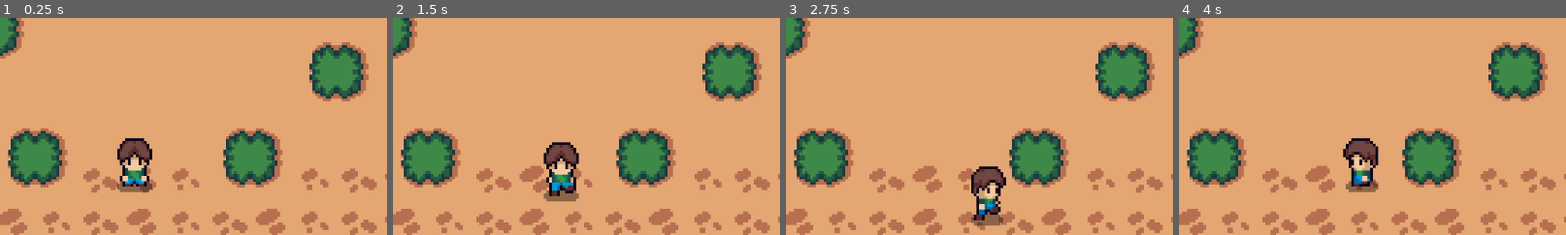
Above: before the commit, frames 1-4 (left to right).
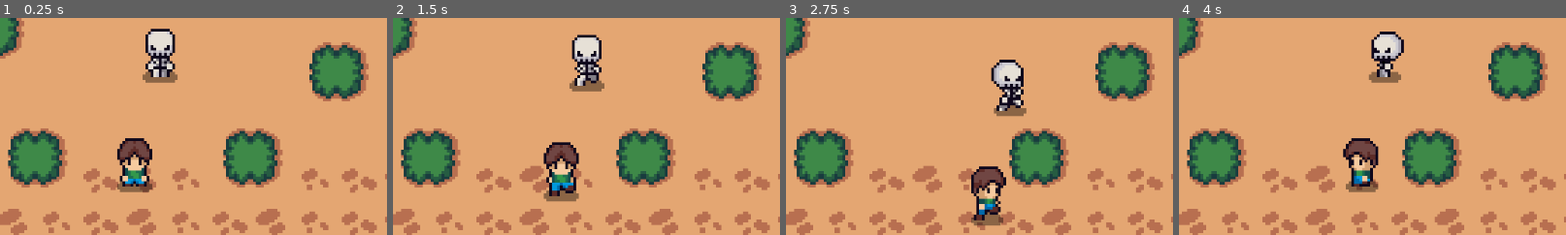
Above: after the commit, the same moments.

Repository: maltech0005-tech/DawnRealm
Game: Godot game, scene res://scenes/game.tscn
Two runs of this game, one before a commit and one after it. Both use one fixed random seed, a clock stepped at 60 frames per second and the inputs below.
Inputs:
- Up to frame 1 (0.25 s): no input
- Up to frame 2 (1.5 s): tap Enter at 0.5 s; hold Right (move_right) 0.53-1.28 s; hold A (attack) 0.53-1.28 s; hold Down (move_down) from 1.28 s (still down); tap A (attack) at 1.35 s
- Up to frame 3 (2.75 s): release Down (move_down) at 2.03 s; hold Right (move_right) from 2.03 s (still down); hold A (attack) from 2.03 s (still down); tap Alt at 2.1 s
- Up to frame 4 (4 s): release Right (move_right) at 2.78 s; release A (attack) at 2.78 s; hold Up (move_up) 2.78-3.53 s; tap Shift at 2.85 s; tap A (attack) at 3.05 s; hold Left (move_left) from 3.53 s (still down); hold A (attack) from 3.53 s (still down)
The pictures show only the part of the screen within x 12-62%, y 48-98%; the shares and areas given below are measured in that part.

The runs differ from the first frame. In frame 1, 1.8% of the frame differs, in the area x 36-46%, y 4-30%; in frame 2, 1.9%, in the area x 45-55%, y 7-34%; in frame 3, 1.8%; in frame 4, 1.6%.

Commit message:
added enemy with the same motion as player

Diff:
--- a/scenes/game.tscn
+++ b/scenes/game.tscn
@@ -1,7 +1,8 @@
-[gd_scene load_steps=3 format=3 uid="uid://cguuxjcscculj"]
+[gd_scene load_steps=4 format=3 uid="uid://cguuxjcscculj"]
 
 [ext_resource type="PackedScene" uid="uid://c1cps5o5tlehe" path="res://scenes/player.tscn" id="1_yqjtg"]
 [ext_resource type="PackedScene" uid="uid://clvg4hp4pi3df" path="res://scenes/land.tscn" id="2_lnu2h"]
+[ext_resource type="PackedScene" uid="uid://cqjwklf07u834" path="res://scenes/skeleton.tscn" id="3_lnu2h"]
 
 [node name="game" type="Node2D"]
 
@@ -10,3 +11,6 @@
 position = Vector2(-458.4815, 275.83163)
 
 [node name="land" parent="." instance=ExtResource("2_lnu2h")]
+
+[node name="skeleton" parent="." instance=ExtResource("3_lnu2h")]
+position = Vector2(-450, 235)
--- /dev/null
+++ b/scenes/skeleton.gd
@@ -0,0 +1,78 @@
+extends CharacterBody2D
+@onready var enemy : AnimatedSprite2D = $enemy_sprite
+
+const SPEED = 1000.0
+var is_moving = false
+var is_attack = false
+var left = Vector2(-1, 0)
+var right = Vector2(1, 0)
+var up = Vector2(0, -1)
+var down = Vector2(0, 1)
+var enemy_direction = down
+var player=null
+func _physics_process(delta: float) -> void:
+	get_direction()
+	if is_moving:
+		motion_animation()
+		velocity = enemy_direction*SPEED*delta
+	else:
+		velocity=Vector2(0, 0)
+	if velocity==Vector2(0, 0):
+		if Input.is_action_pressed("attack"):
+			attack()
+		else:
+			idle_animation()
+	move_and_slide()
+
+func _on_area_2d_body_entered(body: Node2D) -> void:
+	if body.is_in_group("player"):
+		pass # Replace with function body.
+
+
+func get_direction():
+	if Input.is_action_pressed("move_left"):
+		enemy_direction = left
+		enemy.flip_h=true
+		is_moving=true
+	elif Input.is_action_pressed("move_right"):
+		enemy_direction = right
+		enemy.flip_h=false
+		is_moving=true
+	elif Input.is_action_pressed("move_up"):
+		enemy_direction = up
+		is_moving=true
+	elif Input.is_action_pressed("move_down"):
+		enemy_direction = down
+		is_moving=true
+	else:
+		is_moving = false
+
+func motion_animation():
+	if enemy_direction==left:
+		enemy.play("walking_side")
+	if enemy_direction==right:
+		enemy.play("walking_side")
+	if enemy_direction==up:
+		enemy.play("walking_back")
+	if enemy_direction==down:
+		enemy.play("walking_front")
+
+func attack():
+	if enemy_direction==left:
+		enemy.play("take_damage_side")
+	if enemy_direction==right:
+		enemy.play("take_damage_side")
+	if enemy_direction==up:
+		enemy.play("take_damage_back")
+	if enemy_direction==down:
+		enemy.play("take_damage_front")
+
+func idle_animation():
+	if enemy_direction==left:
+		enemy.play("idle_side")
+	if enemy_direction==right:
+		enemy.play("idle_side")
+	if enemy_direction==up:
+		enemy.play("idle_back")
+	if enemy_direction==down:
+		enemy.play("idle_front")
--- /dev/null
+++ b/scenes/skeleton.tscn
@@ -0,0 +1,447 @@
+[gd_scene load_steps=58 format=3 uid="uid://cqjwklf07u834"]
+
+[ext_resource type="Texture2D" uid="uid://2js2lq4nelr7" path="res://assets/Cute_Fantasy_Free/Enemies/Skeleton.png" id="1_7p1mj"]
+[ext_resource type="Script" uid="uid://cxthkf2754m4p" path="res://scenes/skeleton.gd" id="1_txkty"]
+
+[sub_resource type="AtlasTexture" id="AtlasTexture_4ra3w"]
+atlas = ExtResource("1_7p1mj")
+region = Rect2(0, 64, 32, 32)
+
+[sub_resource type="AtlasTexture" id="AtlasTexture_5uy6h"]
+atlas = ExtResource("1_7p1mj")
+region = Rect2(32, 64, 32, 32)
+
+[sub_resource type="AtlasTexture" id="AtlasTexture_c4w8v"]
+atlas = ExtResource("1_7p1mj")
+region = Rect2(64, 64, 32, 32)
+
+[sub_resource type="AtlasTexture" id="AtlasTexture_xwavj"]
+atlas = ExtResource("1_7p1mj")
+region = Rect2(96, 64, 32, 32)
+
+[sub_resource type="AtlasTexture" id="AtlasTexture_nenq2"]
+atlas = ExtResource("1_7p1mj")
+region = Rect2(128, 64, 32, 32)
+
+[sub_resource type="AtlasTexture" id="AtlasTexture_md484"]
+atlas = ExtResource("1_7p1mj")
+region = Rect2(160, 64, 32, 32)
+
+[sub_resource type="AtlasTexture" id="AtlasTexture_ipns3"]
+atlas = ExtResource("1_7p1mj")
+region = Rect2(0, 0, 32, 32)
+
+[sub_resource type="AtlasTexture" id="AtlasTexture_8qclf"]
+atlas = ExtResource("1_7p1mj")
+region = Rect2(32, 0, 32, 32)
+
+[sub_resource type="AtlasTexture" id="AtlasTexture_w8i8w"]
+atlas = ExtResource("1_7p1mj")
+region = Rect2(64, 0, 32, 32)
+
+[sub_resource type="AtlasTexture" id="AtlasTexture_otmr2"]
+atlas = ExtResource("1_7p1mj")
+region = Rect2(96, 0, 32, 32)
+
+[sub_resource type="AtlasTexture" id="AtlasTexture_wtq4b"]
+atlas = ExtResource("1_7p1mj")
+region = Rect2(128, 0, 32, 32)
+
+[sub_resource type="AtlasTexture" id="AtlasTexture_j0cyh"]
+atlas = ExtResource("1_7p1mj")
+region = Rect2(160, 0, 32, 32)
+
+[sub_resource type="AtlasTexture" id="AtlasTexture_g0wcc"]
+atlas = ExtResource("1_7p1mj")
+region = Rect2(0, 32, 32, 32)
+
+[sub_resource type="AtlasTexture" id="AtlasTexture_s1ycm"]
+atlas = ExtResource("1_7p1mj")
+region = Rect2(32, 32, 32, 32)
+
+[sub_resource type="AtlasTexture" id="AtlasTexture_shcg2"]
+atlas = ExtResource("1_7p1mj")
+region = Rect2(64, 32, 32, 32)
+
+[sub_resource type="AtlasTexture" id="AtlasTexture_ile5s"]
+atlas = ExtResource("1_7p1mj")
+region = Rect2(96, 32, 32, 32)
+
+[sub_resource type="AtlasTexture" id="AtlasTexture_1x4g4"]
+atlas = ExtResource("1_7p1mj")
+region = Rect2(128, 32, 32, 32)
+
+[sub_resource type="AtlasTexture" id="AtlasTexture_2pwtc"]
+atlas = ExtResource("1_7p1mj")
+region = Rect2(160, 32, 32, 32)
+
+[sub_resource type="AtlasTexture" id="AtlasTexture_thsr5"]
+atlas = ExtResource("1_7p1mj")
+region = Rect2(0, 192, 32, 32)
+
+[sub_resource type="AtlasTexture" id="AtlasTexture_ekh6n"]
+atlas = ExtResource("1_7p1mj")
+region = Rect2(32, 192, 32, 32)
+
+[sub_resource type="AtlasTexture" id="AtlasTexture_2sbpf"]
+atlas = ExtResource("1_7p1mj")
+region = Rect2(64, 192, 32, 32)
+
+[sub_resource type="AtlasTexture" id="AtlasTexture_78kod"]
+atlas = ExtResource("1_7p1mj")
+region = Rect2(96, 192, 32, 32)
+
+[sub_resource type="AtlasTexture" id="AtlasTexture_rogs8"]
+atlas = ExtResource("1_7p1mj")
+region = Rect2(0, 288, 32, 32)
+
+[sub_resource type="AtlasTexture" id="AtlasTexture_wrm80"]
+atlas = ExtResource("1_7p1mj")
+region = Rect2(32, 288, 32, 32)
+
+[sub_resource type="AtlasTexture" id="AtlasTexture_6awcb"]
+atlas = ExtResource("1_7p1mj")
+region = Rect2(64, 288, 32, 32)
+
+[sub_resource type="AtlasTexture" id="AtlasTexture_wjec0"]
+atlas = ExtResource("1_7p1mj")
+region = Rect2(96, 288, 32, 32)
+
+[sub_resource type="AtlasTexture" id="AtlasTexture_i4rgx"]
+atlas = ExtResource("1_7p1mj")
+region = Rect2(0, 224, 32, 32)
+
+[sub_resource type="AtlasTexture" id="AtlasTexture_2mchx"]
+atlas = ExtResource("1_7p1mj")
+region = Rect2(32, 224, 32, 32)
+
+[sub_resource type="AtlasTexture" id="AtlasTexture_t3vcr"]
+atlas = ExtResource("1_7p1mj")
+region = Rect2(64, 224, 32, 32)
+
+[sub_resource type="AtlasTexture" id="AtlasTexture_qaulx"]
+atlas = ExtResource("1_7p1mj")
+region = Rect2(96, 224, 32, 32)
+
+[sub_resource type="AtlasTexture" id="AtlasTexture_1f82d"]
+atlas = ExtResource("1_7p1mj")
+region = Rect2(0, 256, 32, 32)
+
+[sub_resource type="AtlasTexture" id="AtlasTexture_lioqc"]
+atlas = ExtResource("1_7p1mj")
+region = Rect2(32, 256, 32, 32)
+
+[sub_resource type="AtlasTexture" id="AtlasTexture_0lg75"]
+atlas = ExtResource("1_7p1mj")
+region = Rect2(64, 256, 32, 32)
+
+[sub_resource type="AtlasTexture" id="AtlasTexture_lsnsy"]
+atlas = ExtResource("1_7p1mj")
+region = Rect2(96, 256, 32, 32)
+
+[sub_resource type="AtlasTexture" id="AtlasTexture_605iw"]
+atlas = ExtResource("1_7p1mj")
+region = Rect2(0, 160, 32, 32)
+
+[sub_resource type="AtlasTexture" id="AtlasTexture_x6q4o"]
+atlas = ExtResource("1_7p1mj")
+region = Rect2(32, 160, 32, 32)
+
+[sub_resource type="AtlasTexture" id="AtlasTexture_2tuss"]
+atlas = ExtResource("1_7p1mj")
+region = Rect2(64, 160, 32, 32)
+
+[sub_resource type="AtlasTexture" id="AtlasTexture_7v6cf"]
+atlas = ExtResource("1_7p1mj")
+region = Rect2(96, 160, 32, 32)
+
+[sub_resource type="AtlasTexture" id="AtlasTexture_vab5u"]
+atlas = ExtResource("1_7p1mj")
+region = Rect2(128, 160, 32, 32)
+
+[sub_resource type="AtlasTexture" id="AtlasTexture_qiusc"]
+atlas = ExtResource("1_7p1mj")
+region = Rect2(160, 160, 32, 32)
+
+[sub_resource type="AtlasTexture" id="AtlasTexture_5ie7m"]
+atlas = ExtResource("1_7p1mj")
+region = Rect2(0, 96, 32, 32)
+
+[sub_resource type="AtlasTexture" id="AtlasTexture_ya47j"]
+atlas = ExtResource("1_7p1mj")
+region = Rect2(32, 96, 32, 32)
+
+[sub_resource type="AtlasTexture" id="AtlasTexture_hyejq"]
+atlas = ExtResource("1_7p1mj")
+region = Rect2(64, 96, 32, 32)
+
+[sub_resource type="AtlasTexture" id="AtlasTexture_j0dkt"]
+atlas = ExtResource("1_7p1mj")
+region = Rect2(96, 96, 32, 32)
+
+[sub_resource type="AtlasTexture" id="AtlasTexture_sdxul"]
+atlas = ExtResource("1_7p1mj")
+region = Rect2(128, 96, 32, 32)
+
+[sub_resource type="AtlasTexture" id="AtlasTexture_e7lhw"]
+atlas = ExtResource("1_7p1mj")
+region = Rect2(160, 96, 32, 32)
+
+[sub_resource type="AtlasTexture" id="AtlasTexture_gst0f"]
+atlas = ExtResource("1_7p1mj")
+region = Rect2(0, 128, 32, 32)
+
+[sub_resource type="AtlasTexture" id="AtlasTexture_sm4rh"]
+atlas = ExtResource("1_7p1mj")
+region = Rect2(32, 128, 32, 32)
+
+[sub_resource type="AtlasTexture" id="AtlasTexture_5lniq"]
+atlas = ExtResource("1_7p1mj")
+region = Rect2(64, 128, 32, 32)
+
+[sub_resource type="AtlasTexture" id="AtlasTexture_7w3jn"]
+atlas = ExtResource("1_7p1mj")
+region = Rect2(96, 128, 32, 32)
+
+[sub_resource type="AtlasTexture" id="AtlasTexture_uiwvf"]
+atlas = ExtResource("1_7p1mj")
+region = Rect2(128, 128, 32, 32)
+
+[sub_resource type="AtlasTexture" id="AtlasTexture_0pw1s"]
+atlas = ExtResource("1_7p1mj")
+region = Rect2(160, 128, 32, 32)
+
+[sub_resource type="SpriteFrames" id="SpriteFrames_pbvs3"]
+animations = [{
+"frames": [{
+"duration": 1.0,
+"texture": SubResource("AtlasTexture_4ra3w")
+}, {
+"duration": 1.0,
+"texture": SubResource("AtlasTexture_5uy6h")
+}, {
+"duration": 1.0,
+"texture": SubResource("AtlasTexture_c4w8v")
+}, {
+"duration": 1.0,
+"texture": SubResource("AtlasTexture_xwavj")
+}, {
+"duration": 1.0,
+"texture": SubResource("AtlasTexture_nenq2")
+}, {
+"duration": 1.0,
+"texture": SubResource("AtlasTexture_md484")
+}],
+"loop": true,
+"name": &"idle_back",
+"speed": 5.0
+}, {
+"frames": [{
+"duration": 1.0,
+"texture": SubResource("AtlasTexture_ipns3")
+}, {
+"duration": 1.0,
+"texture": SubResource("AtlasTexture_8qclf")
+}, {
+"duration": 1.0,
+"texture": SubResource("AtlasTexture_w8i8w")
+}, {
+"duration": 1.0,
+"texture": SubResource("AtlasTexture_otmr2")
+}, {
+"duration": 1.0,
+"texture": SubResource("AtlasTexture_wtq4b")
+}, {
+"duration": 1.0,
+"texture": SubResource("AtlasTexture_j0cyh")
+}],
+"loop": true,
+"name": &"idle_front",
+"speed": 5.0
+}, {
+"frames": [{
+"duration": 1.0,
+"texture": SubResource("AtlasTexture_g0wcc")
+}, {
+"duration": 1.0,
+"texture": SubResource("AtlasTexture_s1ycm")
+}, {
+"duration": 1.0,
+"texture": SubResource("AtlasTexture_shcg2")
+}, {
+"duration": 1.0,
+"texture": SubResource("AtlasTexture_ile5s")
+}, {
+"duration": 1.0,
+"texture": SubResource("AtlasTexture_1x4g4")
+}, {
+"duration": 1.0,
+"texture": SubResource("AtlasTexture_2pwtc")
+}],
+"loop": true,
+"name": &"idle_side",
+"speed": 5.0
+}, {
+"frames": [{
+"duration": 1.0,
+"texture": SubResource("AtlasTexture_thsr5")
+}, {
+"duration": 1.0,
+"texture": SubResource("AtlasTexture_ekh6n")
+}, {
+"duration": 1.0,
+"texture": SubResource("AtlasTexture_2sbpf")
+}, {
+"duration": 1.0,
+"texture": SubResource("AtlasTexture_78kod")
+}],
+"loop": true,
+"name": &"swim",
+"speed": 5.0
+}, {
+"frames": [{
+"duration": 1.0,
+"texture": SubResource("AtlasTexture_rogs8")
+}, {
+"duration": 1.0,
+"texture": SubResource("AtlasTexture_wrm80")
+}, {
+"duration": 1.0,
+"texture": SubResource("AtlasTexture_6awcb")
+}, {
+"duration": 1.0,
+"texture": SubResource("AtlasTexture_wjec0")
+}],
+"loop": true,
+"name": &"take_damage_back",
+"speed": 5.0
+}, {
+"frames": [{
+"duration": 1.0,
+"texture": SubResource("AtlasTexture_i4rgx")
+}, {
+"duration": 1.0,
+"texture": SubResource("AtlasTexture_2mchx")
+}, {
+"duration": 1.0,
+"texture": SubResource("AtlasTexture_t3vcr")
+}, {
+"duration": 1.0,
+"texture": SubResource("AtlasTexture_qaulx")
+}],
+"loop": true,
+"name": &"take_damage_front",
+"speed": 5.0
+}, {
+"frames": [{
+"duration": 1.0,
+"texture": SubResource("AtlasTexture_1f82d")
+}, {
+"duration": 1.0,
+"texture": SubResource("AtlasTexture_lioqc")
+}, {
+"duration": 1.0,
+"texture": SubResource("AtlasTexture_0lg75")
+}, {
+"duration": 1.0,
+"texture": SubResource("AtlasTexture_lsnsy")
+}],
+"loop": true,
+"name": &"take_damage_side",
+"speed": 5.0
+}, {
+"frames": [{
+"duration": 1.0,
+"texture": SubResource("AtlasTexture_605iw")
+}, {
+"duration": 1.0,
+"texture": SubResource("AtlasTexture_x6q4o")
+}, {
+"duration": 1.0,
+"texture": SubResource("AtlasTexture_2tuss")
+}, {
+"duration": 1.0,
+"texture": SubResource("AtlasTexture_7v6cf")
+}, {
+"duration": 1.0,
+"texture": SubResource("AtlasTexture_vab5u")
+}, {
+"duration": 1.0,
+"texture": SubResource("AtlasTexture_qiusc")
+}],
+"loop": true,
+"name": &"walking_back",
+"speed": 5.0
+}, {
+"frames": [{
+"duration": 1.0,
+"texture": SubResource("AtlasTexture_5ie7m")
+}, {
+"duration": 1.0,
+"texture": SubResource("AtlasTexture_ya47j")
+}, {
+"duration": 1.0,
+"texture": SubResource("AtlasTexture_hyejq")
+}, {
+"duration": 1.0,
+"texture": SubResource("AtlasTexture_j0dkt")
+}, {
+"duration": 1.0,
+"texture": SubResource("AtlasTexture_sdxul")
+}, {
+"duration": 1.0,
+"texture": SubResource("AtlasTexture_e7lhw")
+}],
+"loop": true,
+"name": &"walking_front",
+"speed": 5.0
+}, {
+"frames": [{
+"duration": 1.0,
+"texture": SubResource("AtlasTexture_gst0f")
+}, {
+"duration": 1.0,
+"texture": SubResource("AtlasTexture_sm4rh")
+}, {
+"duration": 1.0,
+"texture": SubResource("AtlasTexture_5lniq")
+}, {
+"duration": 1.0,
+"texture": SubResource("AtlasTexture_7w3jn")
+}, {
+"duration": 1.0,
+"texture": SubResource("AtlasTexture_uiwvf")
+}, {
+"duration": 1.0,
+"texture": SubResource("AtlasTexture_0pw1s")
+}],
+"loop": true,
+"name": &"walking_side",
+"speed": 5.0
+}]
+
+[sub_resource type="RectangleShape2D" id="RectangleShape2D_txkty"]
+size = Vector2(1.5, 17)
+
+[sub_resource type="RectangleShape2D" id="RectangleShape2D_ivqcw"]
+size = Vector2(11, 17)
+
+[node name="skeleton" type="CharacterBody2D"]
+script = ExtResource("1_txkty")
+
+[node name="enemy_sprite" type="AnimatedSprite2D" parent="."]
+sprite_frames = SubResource("SpriteFrames_pbvs3")
+animation = &"take_damage_front"
+autoplay = "idle_front"
+
+[node name="CollisionShape2D" type="CollisionShape2D" parent="."]
+position = Vector2(0.5, -1.5)
+shape = SubResource("RectangleShape2D_txkty")
+
+[node name="Area2D" type="Area2D" parent="."]
+
+[node name="CollisionShape2D" type="CollisionShape2D" parent="Area2D"]
+position = Vector2(0.5, -1.5)
+shape = SubResource("RectangleShape2D_ivqcw")
+
+[connection signal="body_entered" from="Area2D" to="." method="_on_area_2d_body_entered"]
--- a/script/player.gd
+++ b/script/player.gd
@@ -9,6 +9,10 @@
 var up = Vector2(0, -1)
 var down = Vector2(0, 1)
 var player_direction = down
+
+func _ready() -> void:
+	player.add_to_group("player")
+
 func _physics_process(delta: float) -> void:
 	get_direction()
 	if is_moving:
--- /dev/null
+++ b/script/skeleton.gd
@@ -0,0 +1,11 @@
+extends Area2D
+
+
+# Called when the node enters the scene tree for the first time.
+func _ready() -> void:
+	pass # Replace with function body.
+
+
+# Called every frame. 'delta' is the elapsed time since the previous frame.
+func _process(delta: float) -> void:
+	pass
Not shown, added: scenes/skeleton.gd.uid
Not shown, added: script/skeleton.gd.uid
